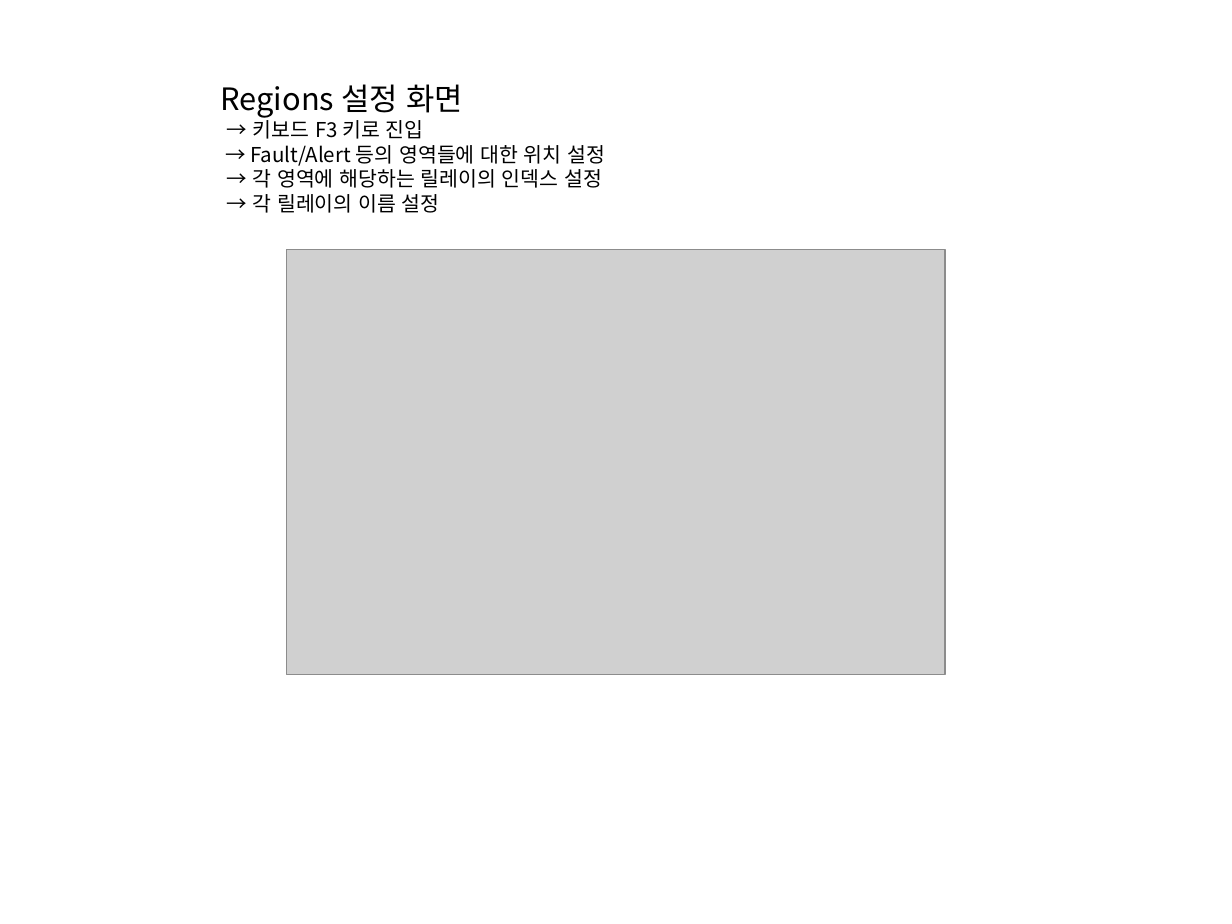
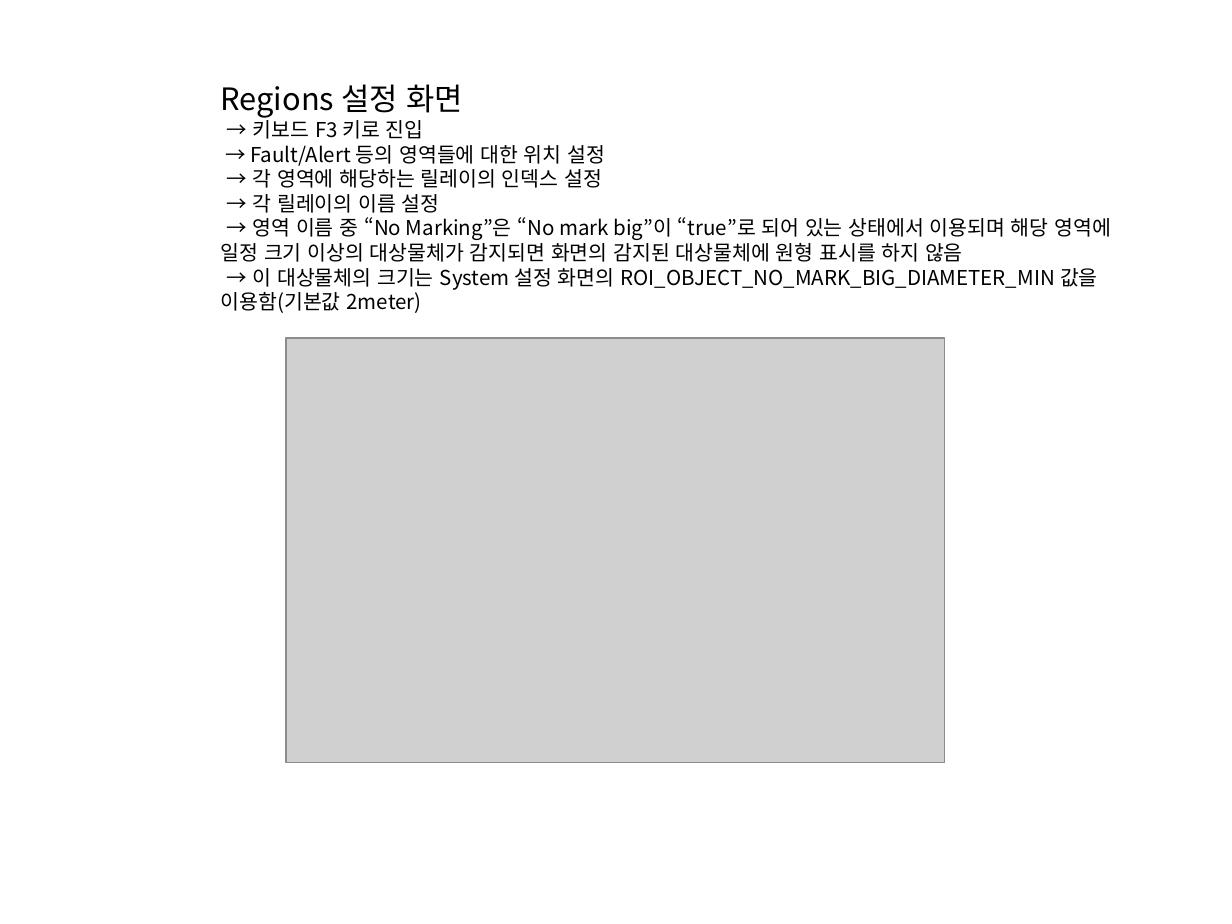
Before and after one commit to leesy24/AntiCollision_2D.application.windows32, a slide deck: slide 5 of 2D-AntiCollision Monitoring System.pptx (slide 4 before the commit). Drawn at 1232x924 pixels with LibreOffice and Linux fonts; fonts in the diff are those of the drawing; grey boxes stand for pictures. Boxes give left, top, right and bottom in pixels: in the first picture for what was removed or moved away, otherwise in the second. Text is boxed around its words. In the diff, an @@ line names an element or a change of style, - is before the commit and + after.

Commit message:
Add 2D-AntiCollision Monitoring System rev. A03 document.

```diff
--- a/2D-AntiCollision Monitoring System.pptx
+++ b/2D-AntiCollision Monitoring System.pptx
@@ text at (221,217,1111,313): paragraphs added @@
+→ 영역 이름 중 “No Marking”은 “No mark big”이 “true”로 되어 있는 상태에서 이용되며 해당 영역에 일정 크기 이상의 대상물체가 감지되면 화면의 감지된 대상물체에 원형 표시를 하지 않음
+→ 이 대상물체의 크기는 System 설정 화면의 ROI_OBJECT_NO_MARK_BIG_DIAMETER_MIN 값을 이용함(기본값 2meter)
@@ picture: place and size @@
-picture at (287,250,945,675)
+picture at (286,338,944,763)
```
Also in this commit, not shown: 2 other slides changed, 3 other files.
